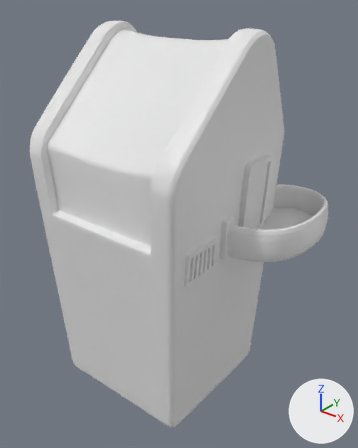
Before and after pictures for a commit that changed the FBX model Assets/Art/Mesh/Static/Buildings/SM_Building5.fbx.
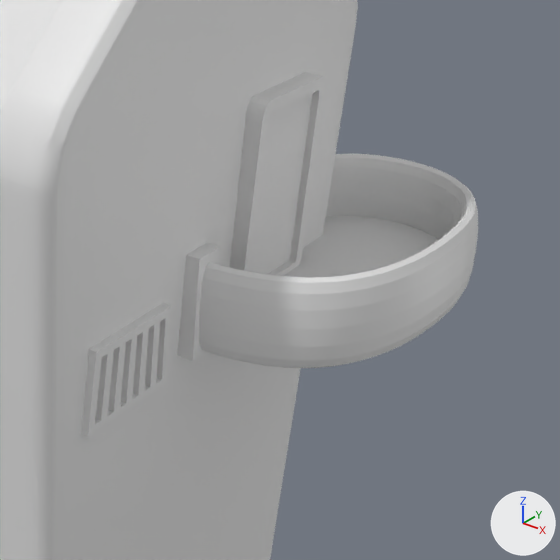
There are two pictures of each version: one whole from a 50 mm camera at (179.0, -205.7, 237.7) aimed at (11.6, 3.6, 107.9), one close up on the part from 43% to 100% of the width and 29% to 74% of the height. The axes (+X, +Y, +Z) are drawn at lower right. The lights are the same throughout. Where no turn or scale is listed for an object, it has been applied to the vertices. Vertices at the same position are counted once.

Names of what the first close-up shows: 'Balcony_01', 'Building_01', 'Door_01', 'Floor_01', 'Rim_01', 'Vent_01'.
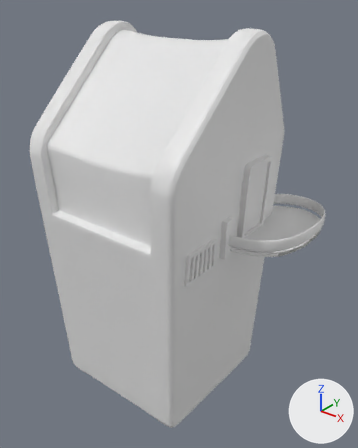
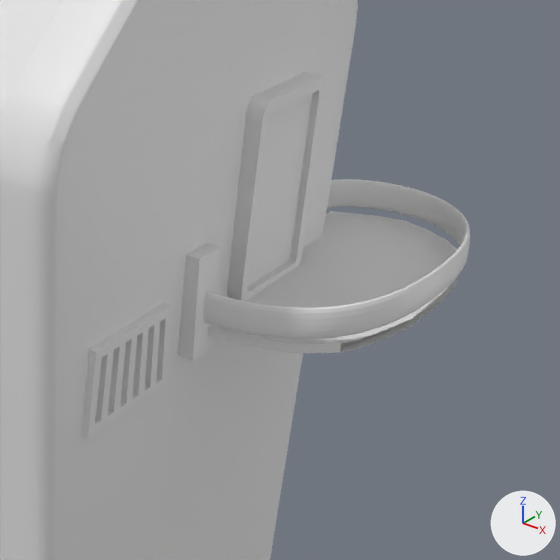
The newer file is also rescaled (x0.35) as a whole; pictures and numbers use the older file's frame.

Patch to the scene script:
```diff
--- a/Assets/Art/Mesh/Static/Buildings/SM_Building5.fbx.py
+++ b/Assets/Art/Mesh/Static/Buildings/SM_Building5.fbx.py
@@ me_cube_008 @@
 # used by ob_balcony_01; location = (49.7, -6.3, 114.8)
-me_cube_008.from_pydata(...)  # 3106 vertices, 3104 faces; spans x -9.2..36.4, y -2.1..74.2, z -9.7..9.7
+me_cube_008.from_pydata(...)  # 3106 vertices, 3104 faces; spans x -7.9..34.9, y -0.7..72.7, z -3.4..3.4
+# me_cube_008 part 1: 3104 of 3106 vertices moved; they spanned x -9.2..36.4, y -2.1..74.2, z -9.7..9.7 and now span x -7.9..34.9, y -0.7..72.7, z -3.4..3.4; mean shift (0.0, 0.0, 0.0); largest move (34.0, 45.6, -9.7) -> (34.0, 45.6, -3.4)
```

What differs and where, as boxes (x1, y1, x2, y2) in the close-ups (560 x 560 px):
'Balcony_01', reshaped (25% shorter)
    before: (199, 154, 478, 368)
    after: (203, 179, 470, 339)
'Floor_01', unchanged, uncovered by the edit
    before: (284, 216, 439, 278)
    after: (208, 211, 458, 353)
